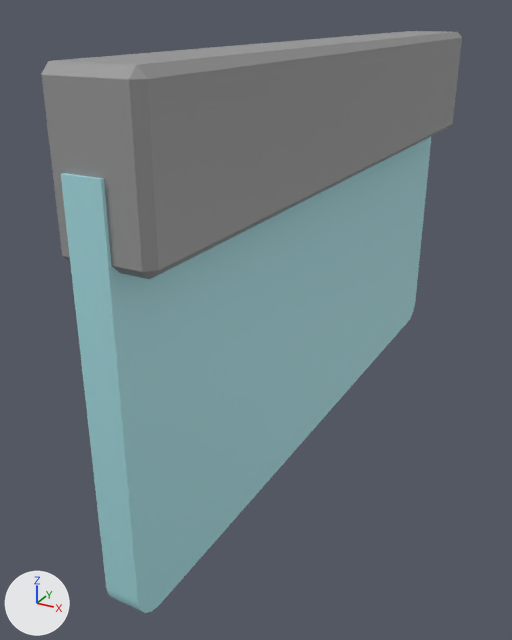
Before and after pictures for a commit that changed the FBX model Import/_MESH/PH_ExitPanel.fbx.
Before and after are seen from a 50 mm lens placed at (0.209, -0.431, 0.058), pointed at (-0.006, -0.039, -0.138). The lights are fixed; the arrows at lower left show +X, +Y and +Z.

The first picture shows 'ExitPanel', 'ExitPanel.001'.
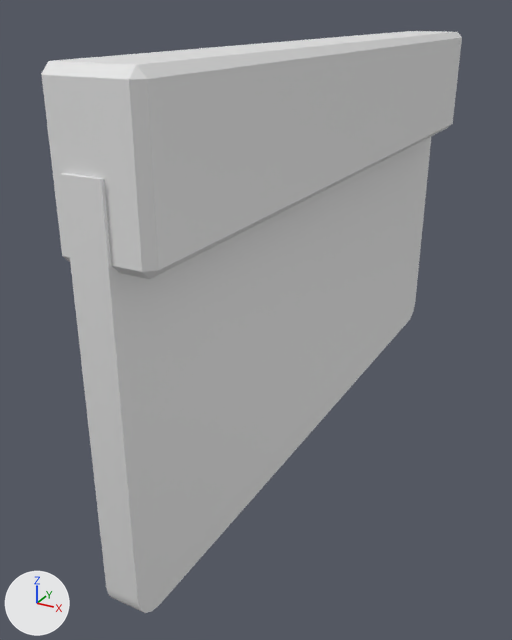
The change, as a diff of the scene's bpy script:
```diff
--- a/Import/_MESH/PH_ExitPanel.fbx.py
+++ b/Import/_MESH/PH_ExitPanel.fbx.py
@@ mat_material_012 @@
 mat_material_012 = principled_material('Material.012')
-mat_material_012.base_color = (0.398, 0.755, 0.8)  # cyan #a9e1e7
+mat_material_012.base_color = (0.8, 0.8, 0.8)  # white #e7e7e7
 mat_material_012.roughness = 0.536
@@ mat_material_011 @@
 mat_material_011 = principled_material('Material.011')
-mat_material_011.base_color = (0.311, 0.311, 0.311)  # grey #979797
+mat_material_011.base_color = (0.8, 0.8, 0.8)  # white #e7e7e7
 mat_material_011.roughness = 0.536
```

What differs and where, as boxes (x1, y1, x2, y2) in the pictures (512 x 640 px):
'ExitPanel.001', recoloured (cyan to grey): (61, 137, 431, 613) in both
'ExitPanel', recoloured: (41, 31, 462, 279) in both
